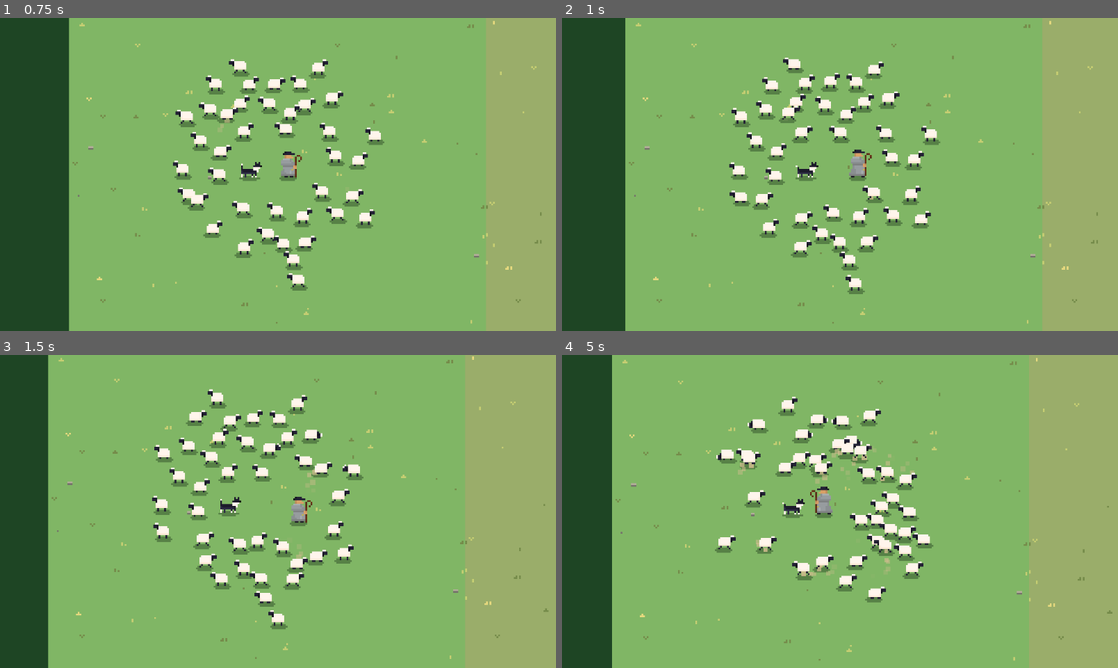
Above: before the commit, frames 1-4 (two rows, left to right).
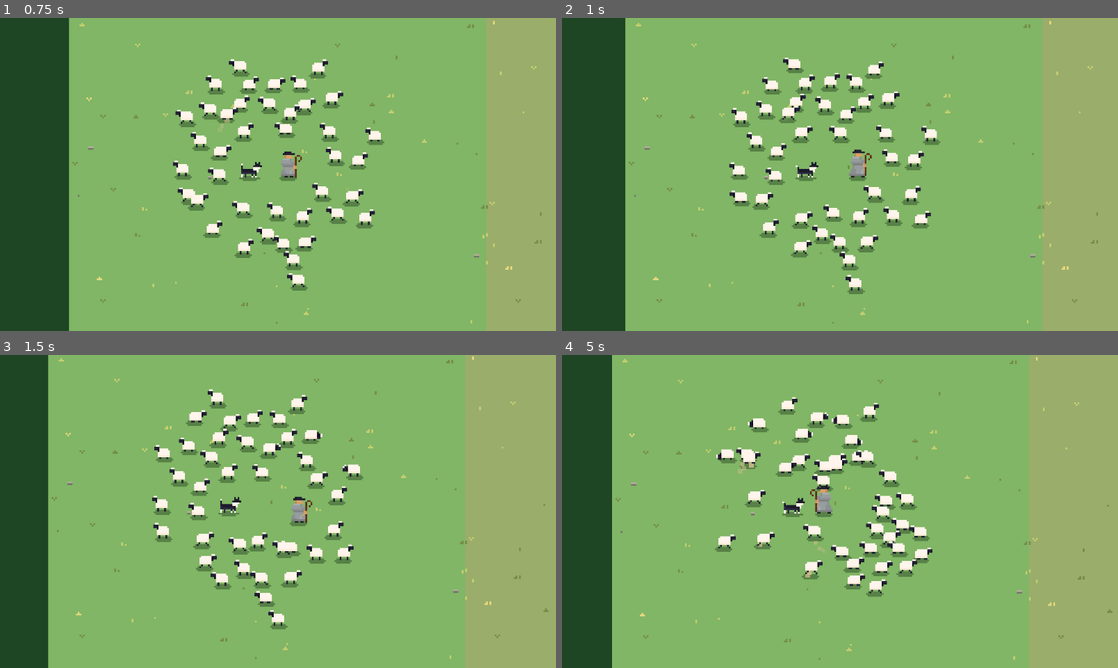
Above: after the commit, the same moments.

Repository: jaimegomesparente/wooly-caravan
Game: Godot game, scene res://scenes/main/main.tscn
The game is run twice, just before and just after one commit, with the same random seed, the same clock (stepped at 60 frames per second) and the same inputs.
Inputs (mouse positions are in pixels of both pictures, inside the frame that each line leads up to):
- Up to frame 1 (0.75 s): move the mouse to (400, 158) at 0.52 s; hold Right (move_right) from 0.53 s (still down); hold Mouse wheel up (zoom_in) from 0.53 s (still down)
- Up to frame 2 (1 s): keep holding Right (move_right); keep holding Mouse wheel up (zoom_in)
- Up to frame 3 (1.5 s): move the mouse to (166, 527) at 1.27 s; release Right (move_right) at 1.28 s; release Mouse wheel up (zoom_in) at 1.28 s; hold Down (move_down) from 1.28 s (still down); tap Mouse wheel down (zoom_out) at 1.35 s
- Up to frame 4 (5 s): move the mouse to (895, 442) at 2.02 s; release Down (move_down) at 2.03 s; hold Right (move_right) 2.03-2.78 s; hold Mouse wheel up (zoom_in) 2.03-2.78 s; move the mouse to (812, 574) at 2.77 s; hold Up (move_up) 2.78-3.53 s; tap Mouse wheel down (zoom_out) at 2.85, 4.35 s; move the mouse to (1006, 558) at 3.52 s; hold Mouse wheel up (zoom_in) 3.53-4.28 s; hold Left (move_left) from 3.53 s (still down); move the mouse to (673, 464) at 4.27 s

Frame 1 is identical in both runs. In frame 2, less than 0.1% of the frame differs, in the area x 54-58%, y 53-60%; in frame 3, 1.0%; in frame 4, 5.7%, in the area x 9-99%, y 0-98%.

Commit message:
fix(sheep): step aside from the shepherd at a walk

Diff:
--- a/entities/sheep/sheep.gd
+++ b/entities/sheep/sheep.gd
@@ -417,7 +417,8 @@
 
 
 ## Step away from a threat closer than `radius`, sideways to its path so the flock parts in front
-## of it. A `pushed` sheep (by the dog) instead trots straight away, where the dog wants it to go.
+## of it, at a walk. A `pushed` sheep (by the dog) instead trots straight away, where the dog wants
+## it to go.
 ## Returns the desired velocity, or zero when not fleeing.
 func _flee_from(threat_position: Vector2, threat_velocity: Vector2, radius: float, pushed: bool = false) -> Vector2:
 	var away := global_position - threat_position
@@ -435,9 +436,8 @@
 		var side := threat_velocity.normalized().orthogonal()
 		# Mostly sideways: running ahead of a faster threat only gets the sheep caught up.
 		direction = (direction * 0.5 + side * signf(side.dot(away) + 0.001)).normalized()
-	var walk := config.walk_speed * _speed_factor
-	var speed := config.trot_speed * _speed_factor if pushed or threat_velocity.length() > walk else walk
-	return direction * speed
+	# Only a pushing dog makes it trot: from the shepherd it calmly walks aside.
+	return direction * (config.trot_speed if pushed else config.walk_speed) * _speed_factor
 
 
 ## Trot away from the nearest dangerous enemy within panic_radius (or, just after being freed, from
